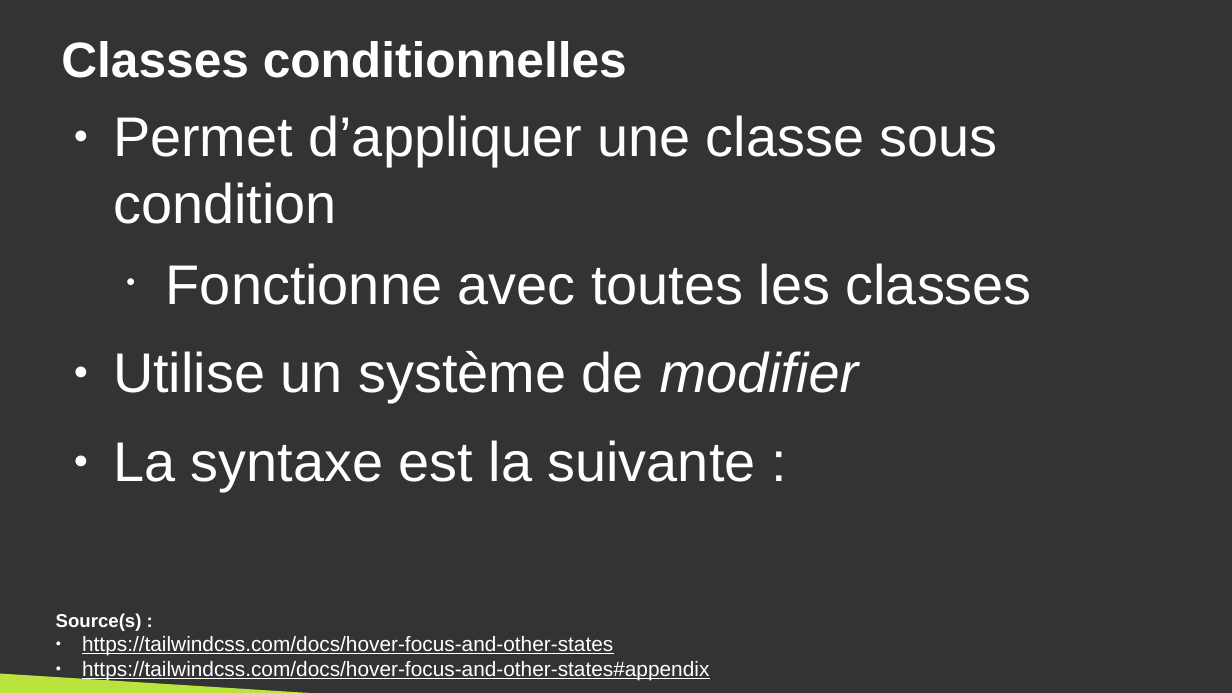
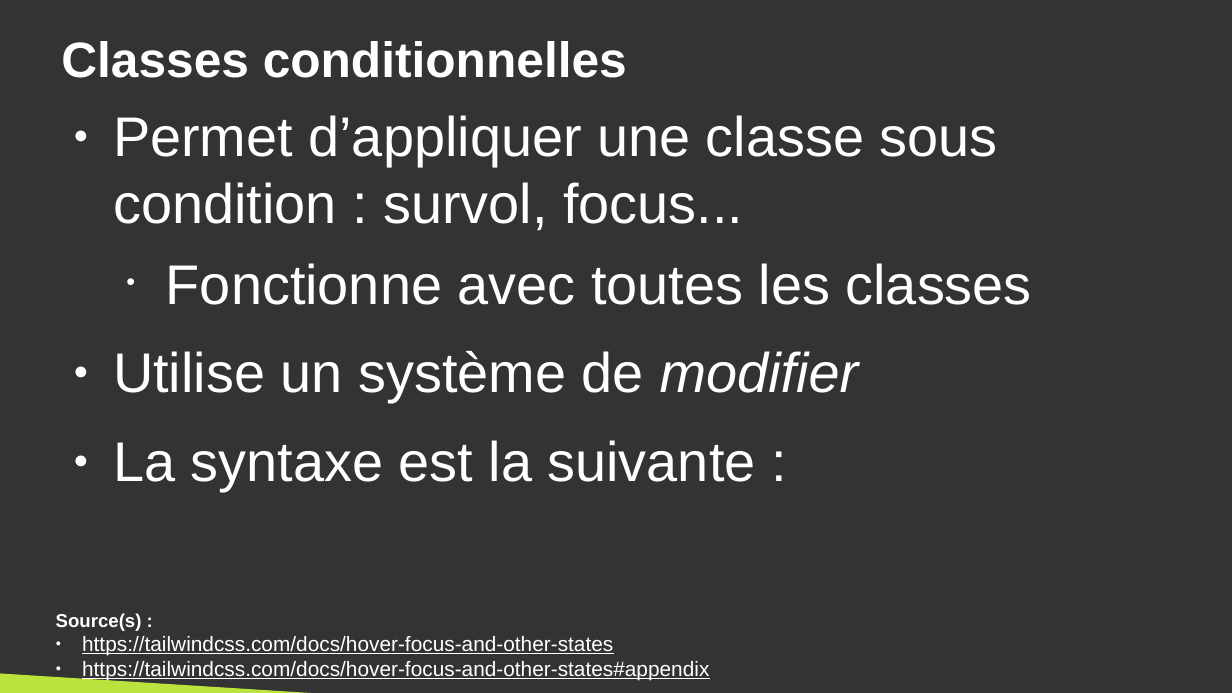
Before and after one commit to DanYellow/cours, a slide deck: slide 19 of integration-web-s2/travaux-pratiques/numero-4/presentation.odp. Drawn at 1232x693 pixels with LibreOffice and Linux fonts; fonts in the diff are those of the drawing. Boxes give left, top, right and bottom in pixels: in the first picture for what was removed or moved away, otherwise in the second. Text is boxed around its words. In the diff, an @@ line names an element or a change of style, - is before the commit and + after.

```diff
--- a/integration-web-s2/travaux-pratiques/numero-4/presentation.odp
+++ b/integration-web-s2/travaux-pratiques/numero-4/presentation.odp
@@ text at box(113, 115, 998, 230): text changed @@
-● Permet d’appliquer une classe sous condition
+● Permet d’appliquer une classe sous condition : survol, focus...
```
Also in this commit, not shown: 13 other slides changed, 1 slide added, 1 slide removed, 2 other files.
